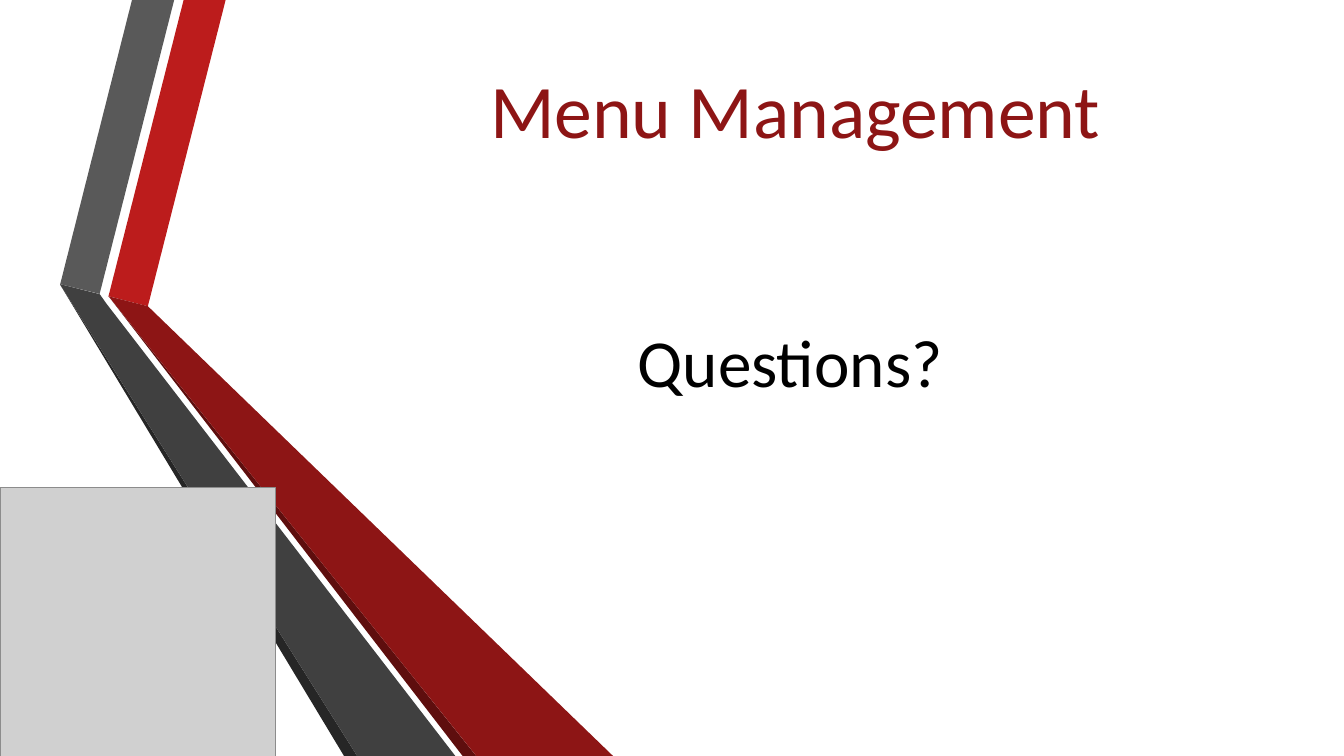
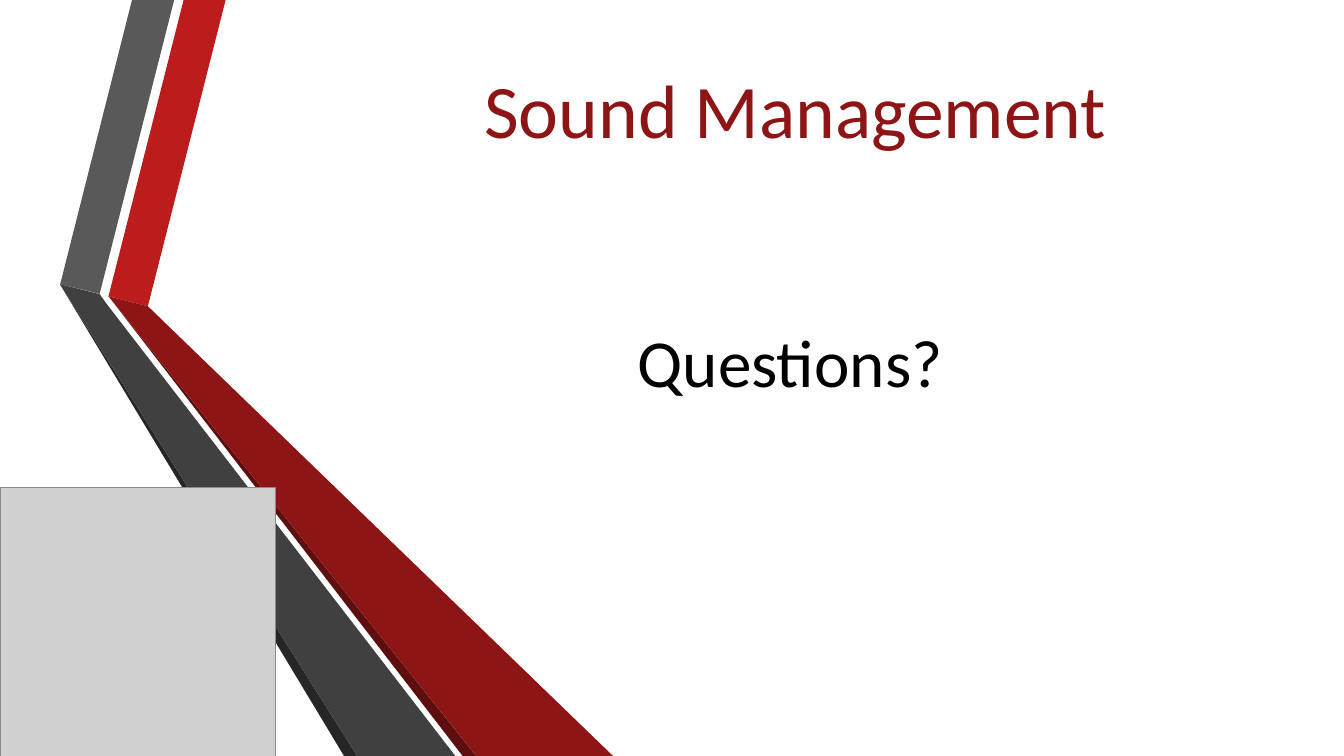
Before and after one commit to Jacob-Friedberg/Maze_Runner, a slide deck: slide 30 of Documents/SA Presentation.pptx (slide 29 before the commit). Drawn at 1344x756 pixels with LibreOffice and Linux fonts; fonts in the diff are those of the drawing; grey boxes stand for pictures; background and template pictures are left out. Boxes give left, top, right and bottom in pixels: in the first picture for what was removed or moved away, otherwise in the second. Text is boxed around its words. In the diff, an @@ line names an element or a change of style, - is before the commit and + after.

```diff
--- a/Documents/SA Presentation.pptx
+++ b/Documents/SA Presentation.pptx
@@ title at [484,85,1106,151]: text changed @@
-Menu Management
+Sound Management
```
Also in this commit, not shown: 13 other slides changed, 2 slides added, 1 slide removed, 2 other files.
